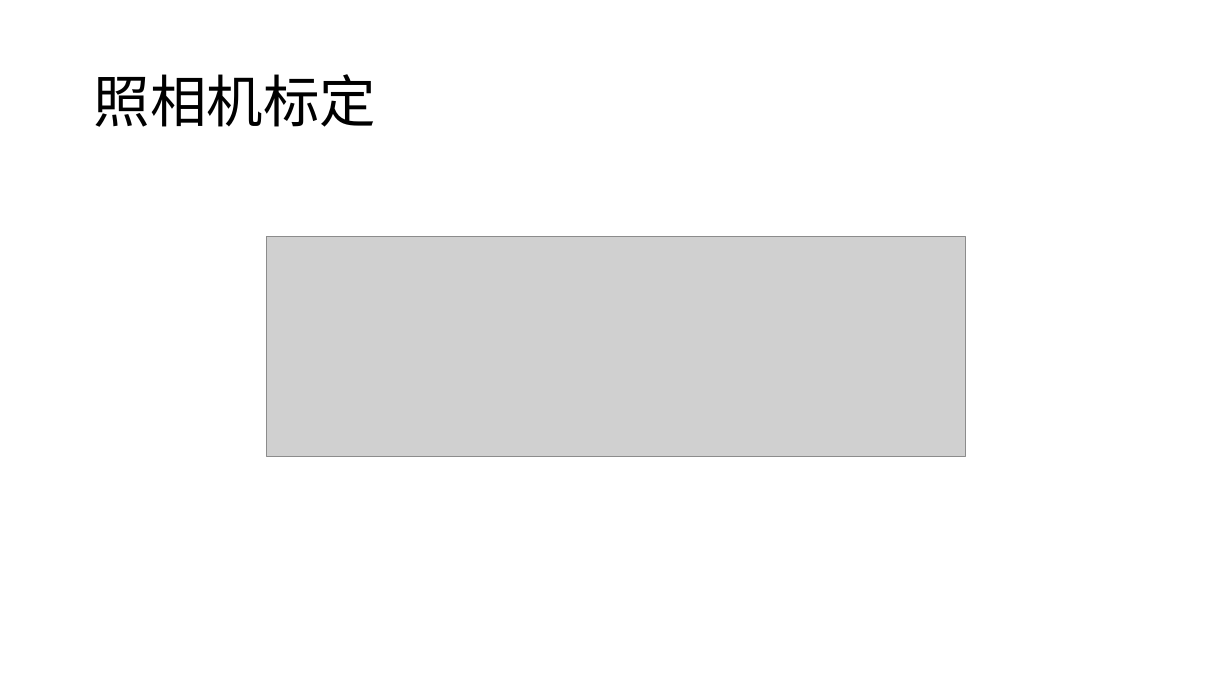
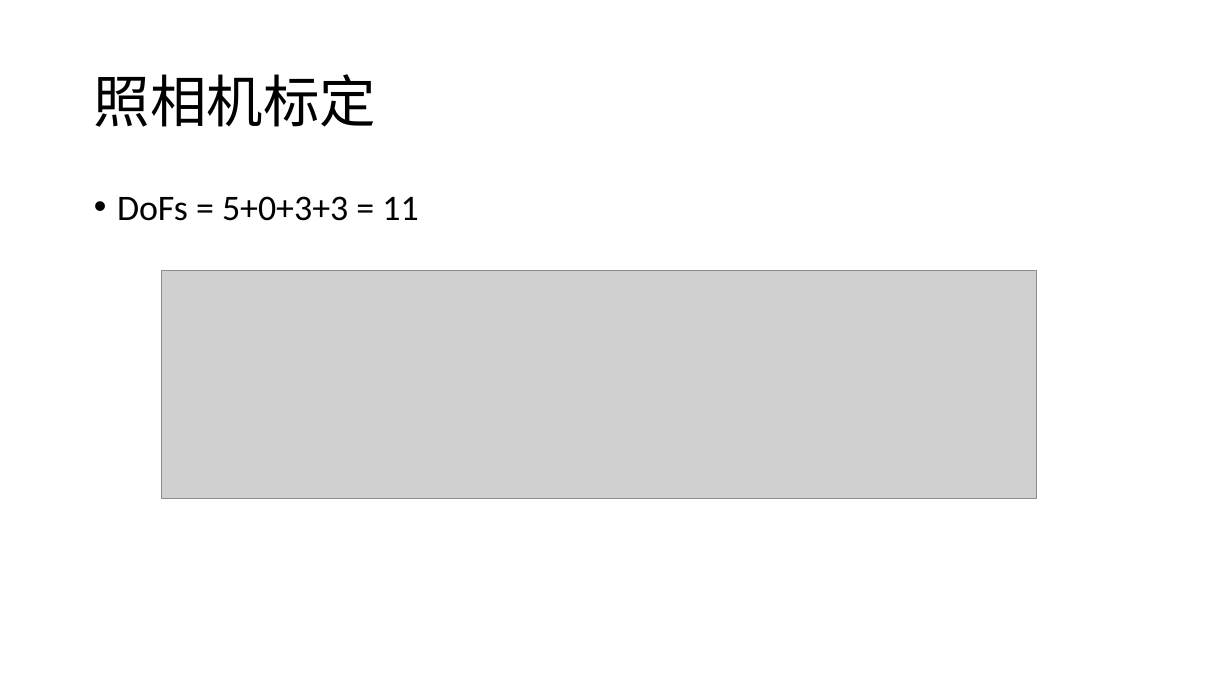
Before and after one commit to foamliu/computer_vision, a slide deck: slide 4 of CV.pptx. Drawn at 1232x693 pixels with LibreOffice and Linux fonts; fonts in the diff are those of the drawing; grey boxes stand for pictures. Boxes give left, top, right and bottom in pixels: in the first picture for what was removed or moved away, otherwise in the second. Text is boxed around its words. In the diff, an @@ line names an element or a change of style, - is before the commit and + after.

```diff
--- a/CV.pptx
+++ b/CV.pptx
@@ text added at bbox=[117, 196, 418, 221], 28 pt, text #000000 @@
+• DoFs = 5+0+3+3 = 11
@@ picture: place and size @@
-picture at bbox=[266, 237, 966, 457]
+picture at bbox=[162, 271, 1037, 498]
```
Also in this commit, not shown: 2 other files.
